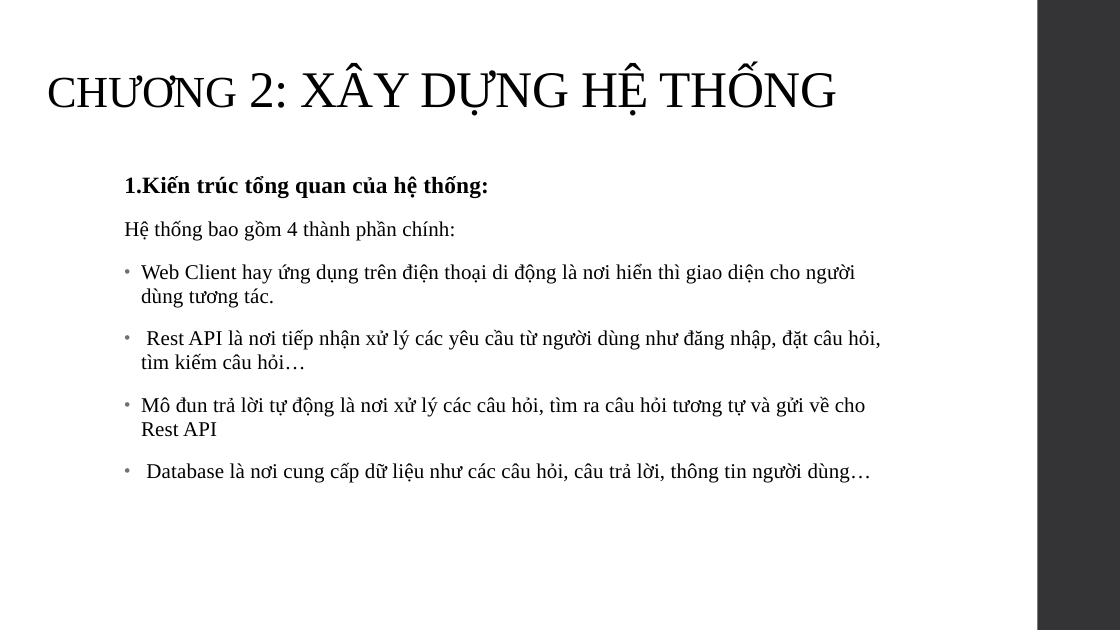
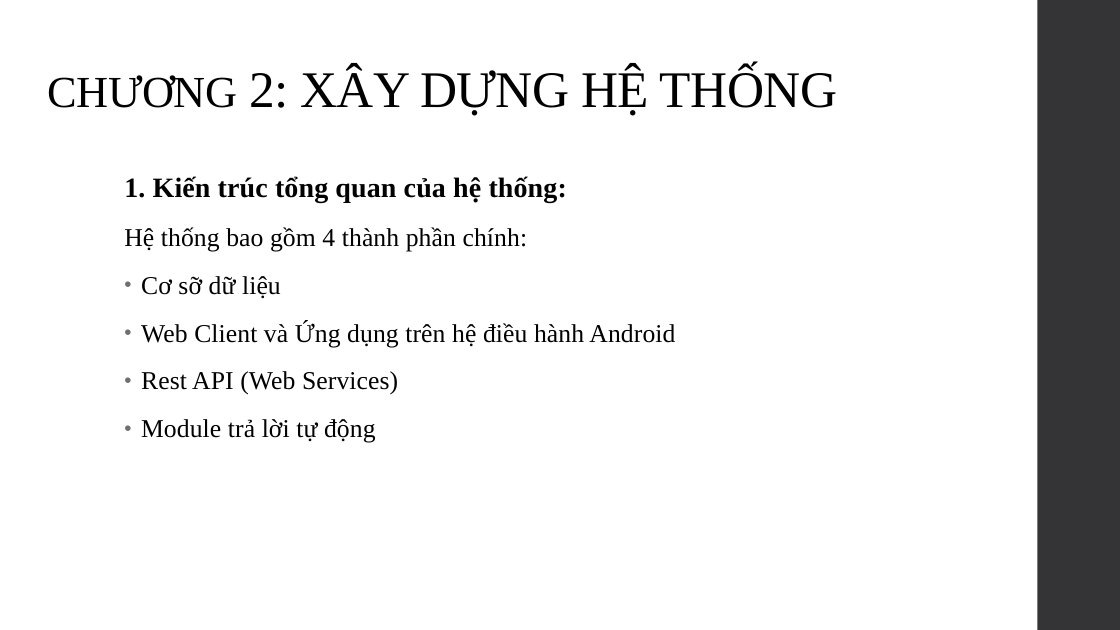
Before and after one commit to SaiGonSoftware/QA-Forum, a slide deck: slide 6 of Document/Baocao.pptx. Drawn at 1120x630 pixels with LibreOffice and Linux fonts; fonts in the diff are those of the drawing. Boxes give left, top, right and bottom in pixels: in the first picture for what was removed or moved away, otherwise in the second. Text is boxed around its words. In the diff, an @@ line names an element or a change of style, - is before the commit and + after.

```diff
--- a/Document/Baocao.pptx
+++ b/Document/Baocao.pptx
@@ text at (124,176,567,203): text changed; size 20 to 24 pt @@
-1.Kiến trúc tổng quan của hệ thống:
+1. Kiến trúc tổng quan của hệ thống:
@@ text at (124,227,528,251): size 18 to 22 pt in "Hệ thống bao gồm 4 thành phần ..." @@
@@ text at (141,276,675,443): text changed; size 18 to 22 pt @@
-• Web Client hay ứng dụng trên điện thoại di động là nơi hiển thì giao diện cho người dùng tương tác.
-• Rest API là nơi tiếp nhận xử lý các yêu cầu từ người dùng như đăng nhập, đặt câu hỏi, tìm kiếm câu hỏi…
-• Mô đun trả lời tự động là nơi xử lý các câu hỏi, tìm ra câu hỏi tương tự và gửi về cho Rest API
-• Database là nơi cung cấp dữ liệu như các câu hỏi, câu trả lời, thông tin người dùng…
+• Cơ sỡ dữ liệu
+• Web Client và Ứng dụng trên hệ điều hành Android
+• Rest API (Web Services)
+• Module trả lời tự động
```
Also in this commit, not shown: 9 other slides changed, 14 slides added, 2 slides removed, 16 other files.
